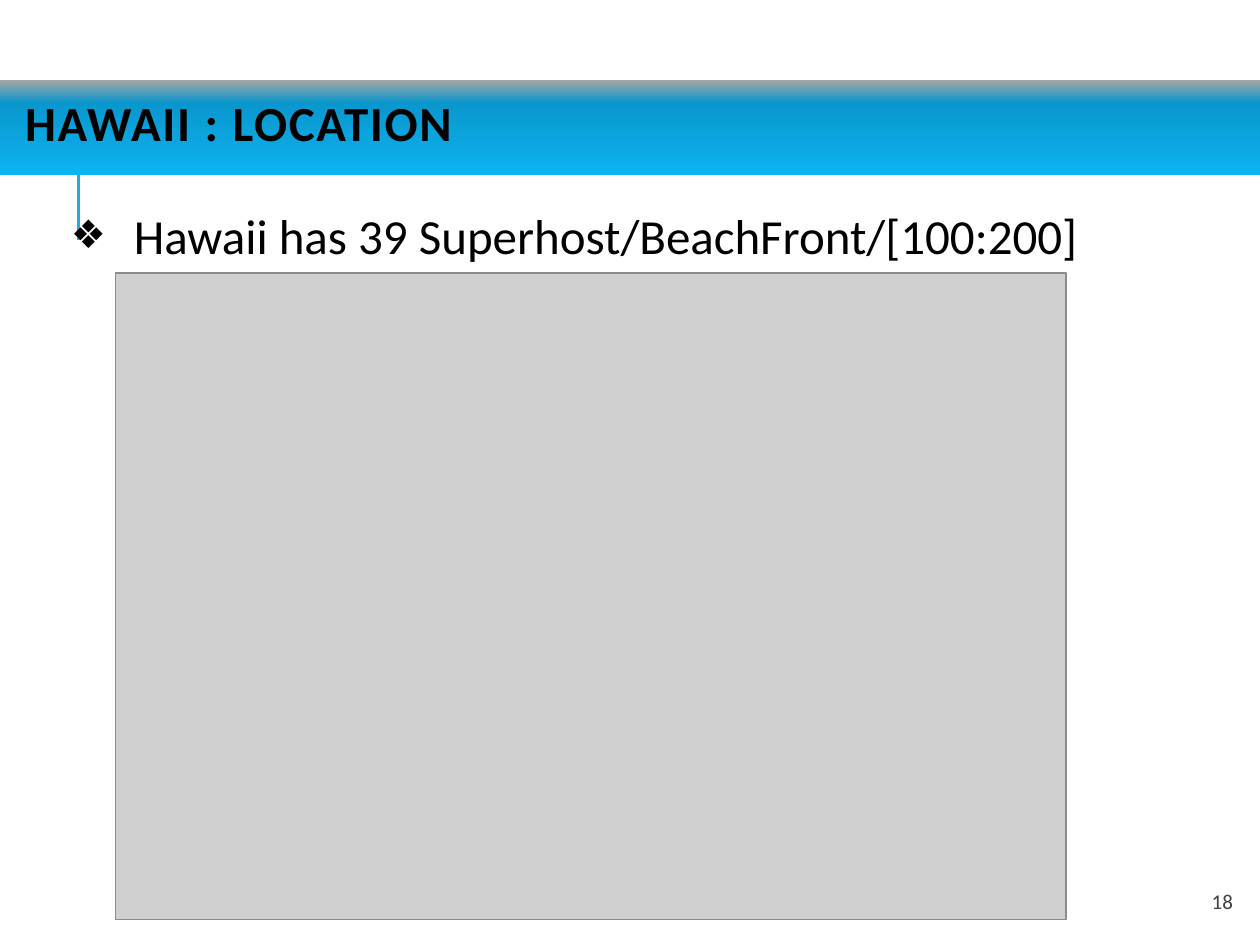
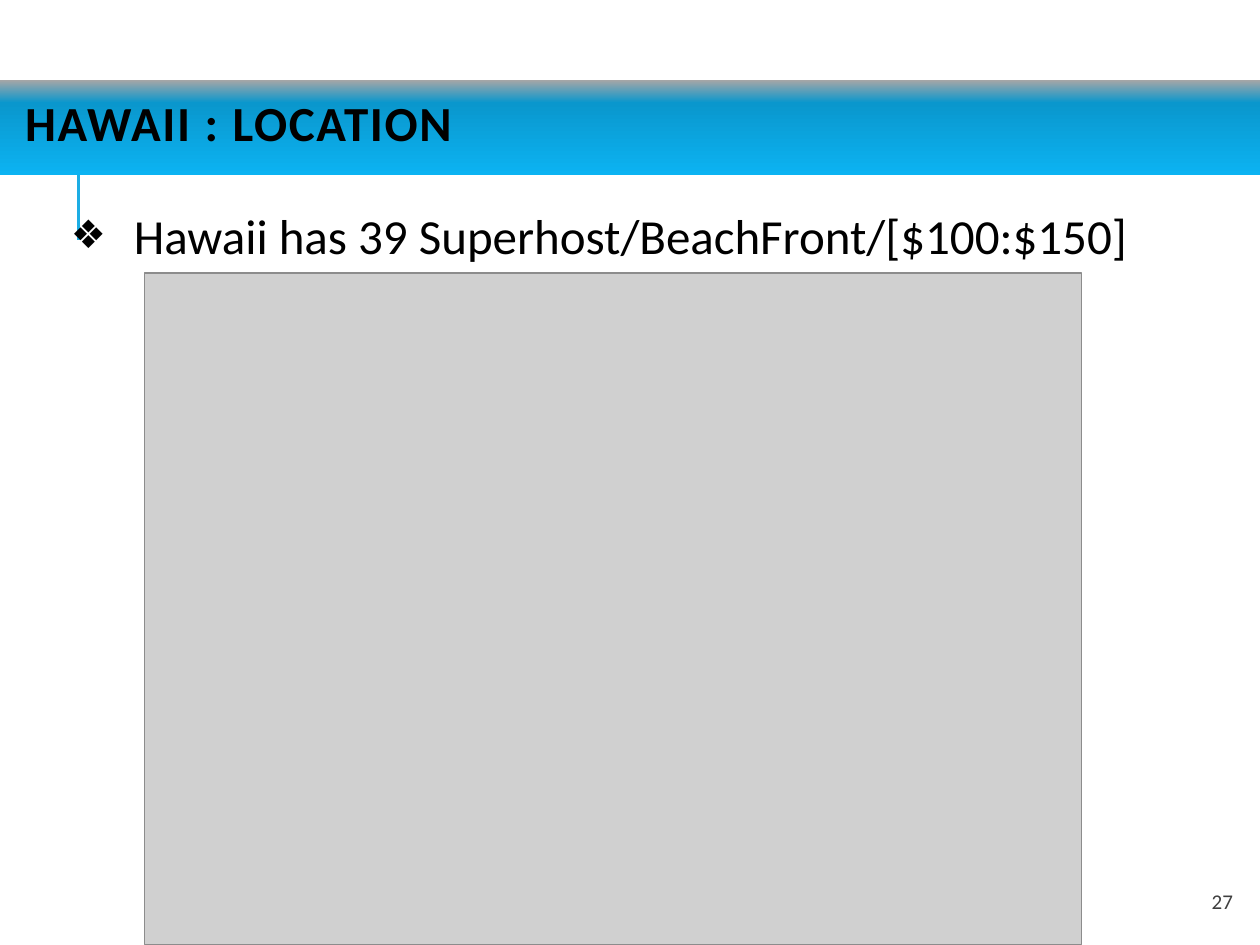
Before and after one commit to jaminiowa/Group-1-Project, a slide deck: slide 27 of Group1 Project - AirBnb Analysis.pptx (slide 18 before the commit). Drawn at 1260x945 pixels with LibreOffice and Linux fonts; fonts in the diff are those of the drawing; grey boxes stand for pictures. Boxes give left, top, right and bottom in pixels: in the first picture for what was removed or moved away, otherwise in the second. Text is boxed around its words. In the diff, an @@ line names an element or a change of style, - is before the commit and + after.

```diff
--- a/Group1 Project - AirBnb Analysis.pptx
+++ b/Group1 Project - AirBnb Analysis.pptx
@@ text at (x1=134, y1=218, x2=1127, y2=262): text changed @@
-❖ Hawaii has 39 Superhost/BeachFront/[100:200]
+❖ Hawaii has 39 Superhost/BeachFront/[$100:$150]
@@ picture resized from (x1=116, y1=273, x2=1067, y2=920) to (x1=145, y1=273, x2=1081, y2=945) @@
@@ page number at (x1=1212, y1=895, x2=1233, y2=909): text changed @@
-18
+27
```
Also in this commit, not shown: 5 other slides changed, 12 slides added, 2 slides removed.
